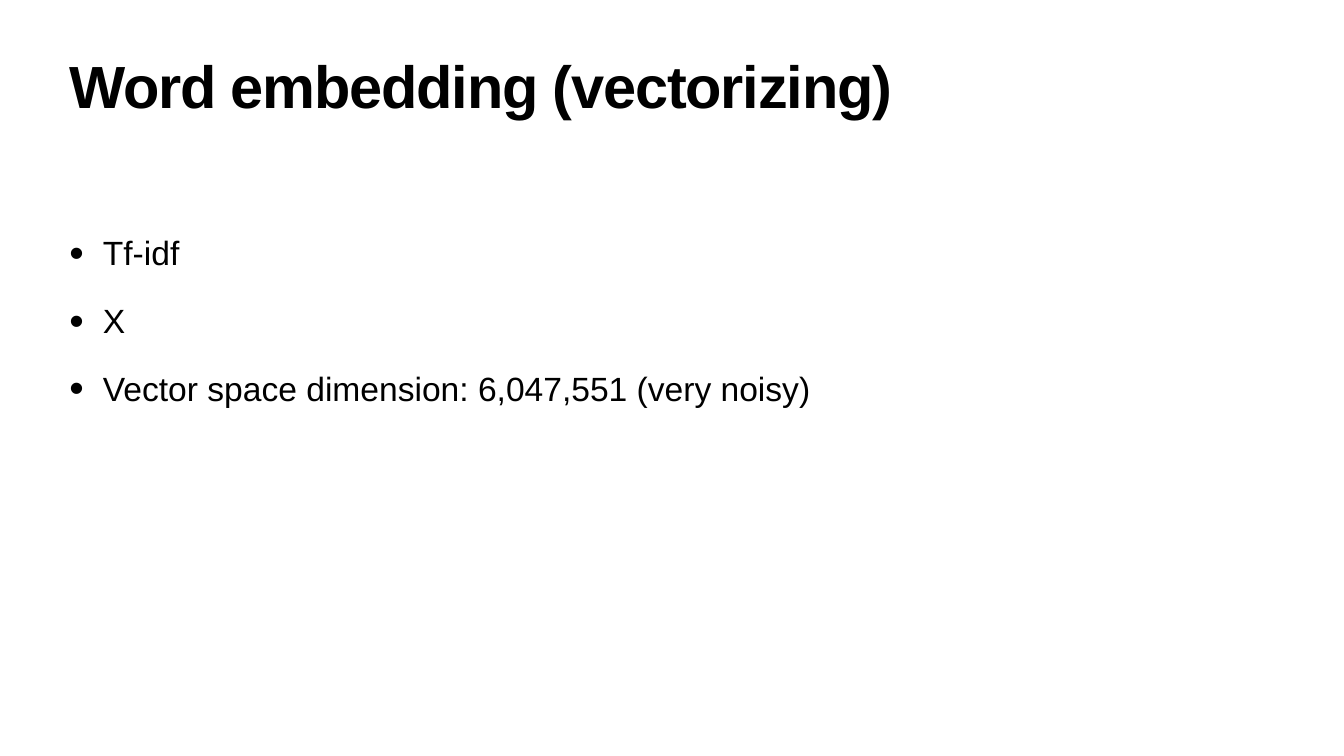
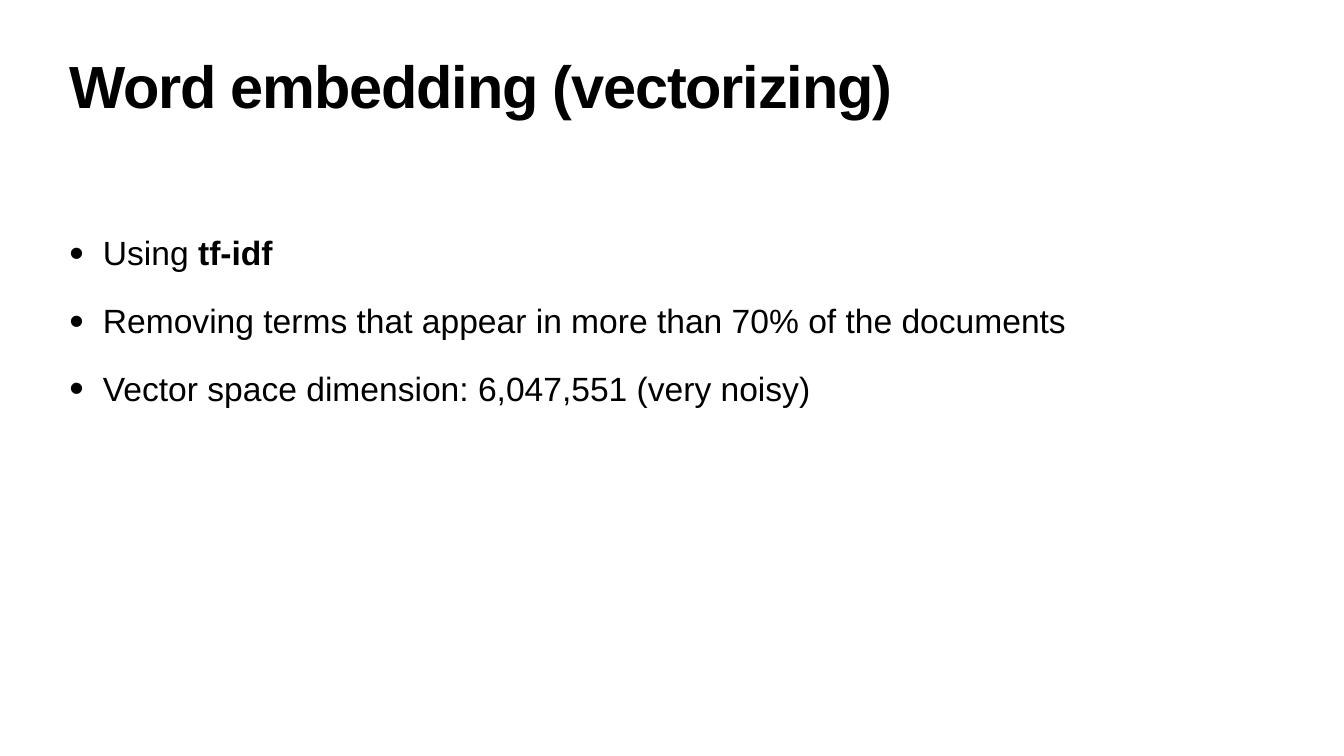
Before and after one commit to snirlugassy/data-science-lab-project, a slide deck: slide 7 of Industry Mapping.pptx (slide 6 before the commit). Drawn at 1344x756 pixels with LibreOffice and Linux fonts; fonts in the diff are those of the drawing. Boxes give left, top, right and bottom in pixels: in the first picture for what was removed or moved away, otherwise in the second. Text is boxed around its words. In the diff, an @@ line names an element or a change of style, - is before the commit and + after.

```diff
--- a/Industry Mapping.pptx
+++ b/Industry Mapping.pptx
@@ text at (103, 240, 1066, 339): text changed @@
-• Tf-idf
-• X
+• Using tf-idf
+• Removing terms that appear in more than 70% of the documents
```
Also in this commit, not shown: 6 other slides changed, 11 slides added, 3 slides removed, 2 other files.
